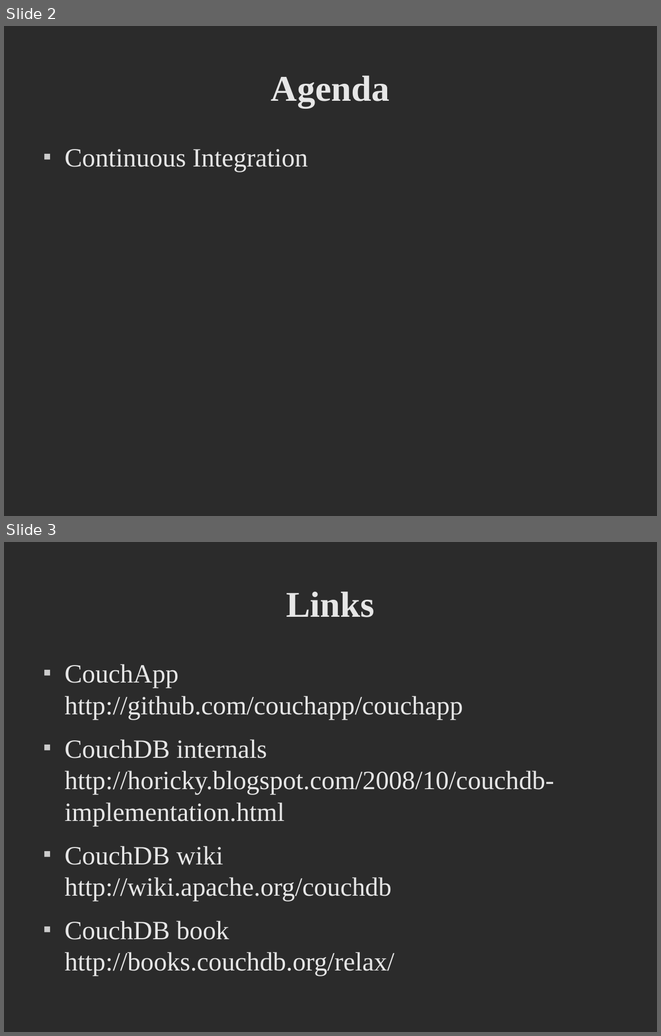
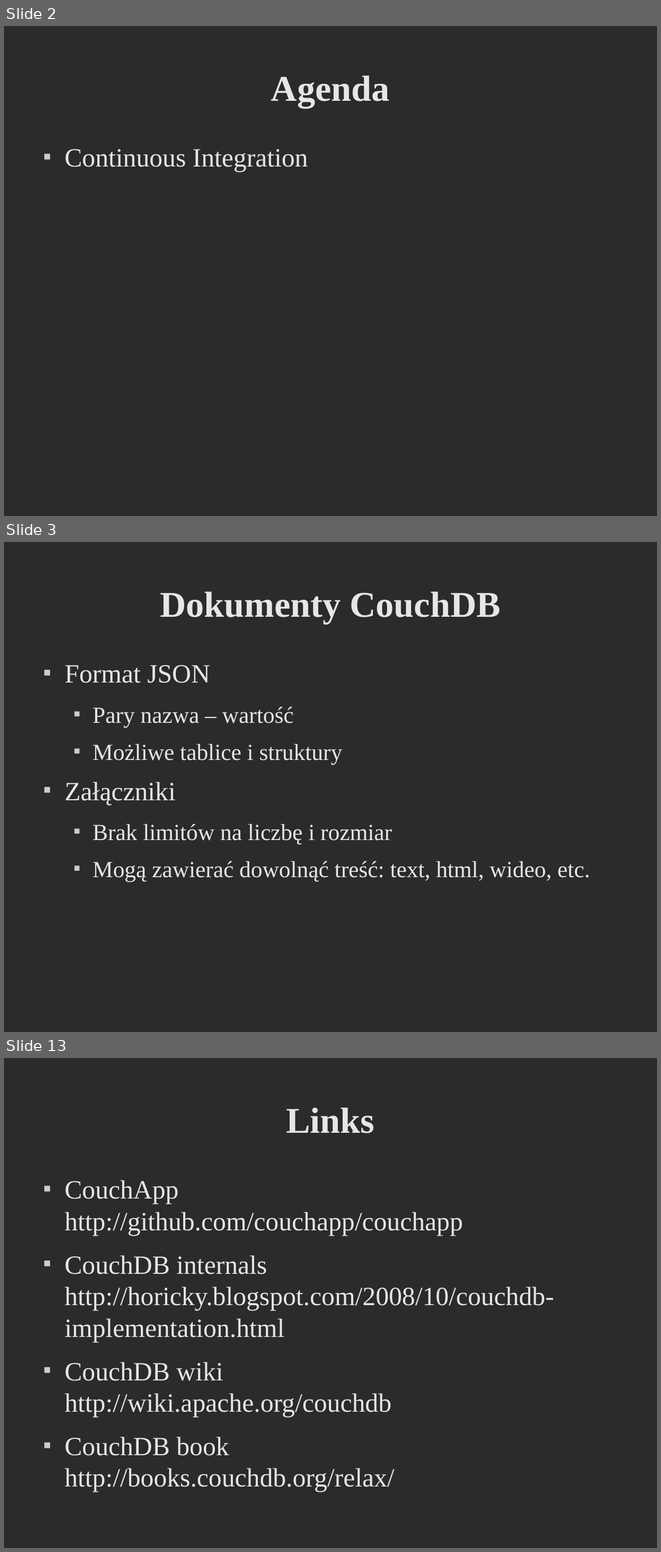
Before and after one commit to godfryd/checking-couchdb, a slide deck: checking-couchdb.odp. Shown one above the other, each under a label of ours: slides 2 and 3 before the commit, slides 2, 3 and 13 after it; the slides between them are not shown. The pictures are 661x1036 and 661x1552 pixels, drawn with LibreOffice and Linux fonts; fonts in the diff are those of the drawing; background and template pictures are left out; a plain dark background stands for a picture behind light text. Boxes give left, top, right and bottom in pixels: in the first picture for what was removed or moved away, otherwise in the second. Text is boxed around its words. In the diff, an @@ line names an element or a change of style, - is before the commit and + after.

```diff
--- a/checking-couchdb.odp
+++ b/checking-couchdb.odp
@@ slide 3 added at (4, 542, 657, 1032), background picture (left out) @@
@@ title added at (160, 591, 500, 624), 44 pt, text #E6E6E6, bold @@
+Dokumenty CouchDB
@@ text added at (64, 665, 590, 882), 28 pt, text #E6E6E6 @@
+■ Format JSON
+  ■ Pary nazwa – wartość
+  ■ Możliwe tablice i struktury
+■ Załączniki
+  ■ Brak limitów na liczbę i rozmiar
+  ■ Mogą zawierać dowolnąć treść: text, html, wideo, etc.
@@ what was slide 3 is now slide 13 @@
```
Also in this commit, not shown: 10 other slides added, 1 other file.
